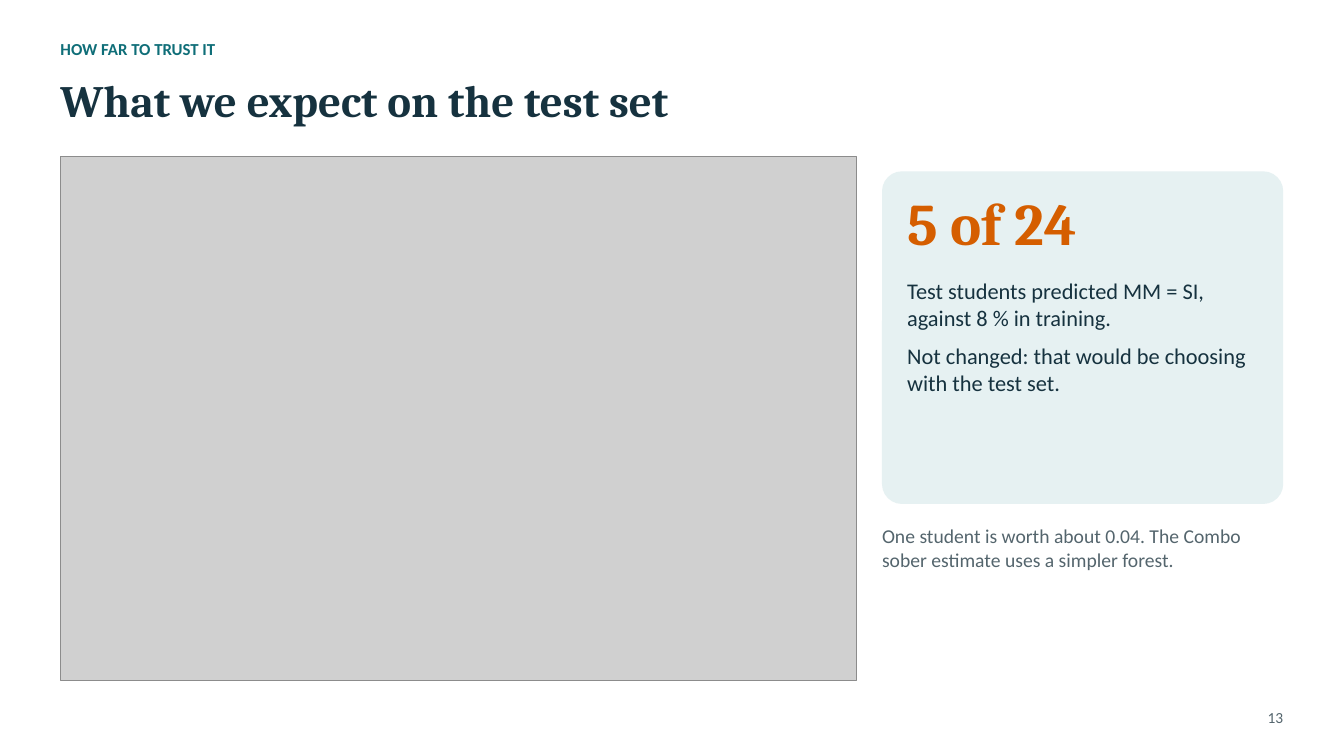
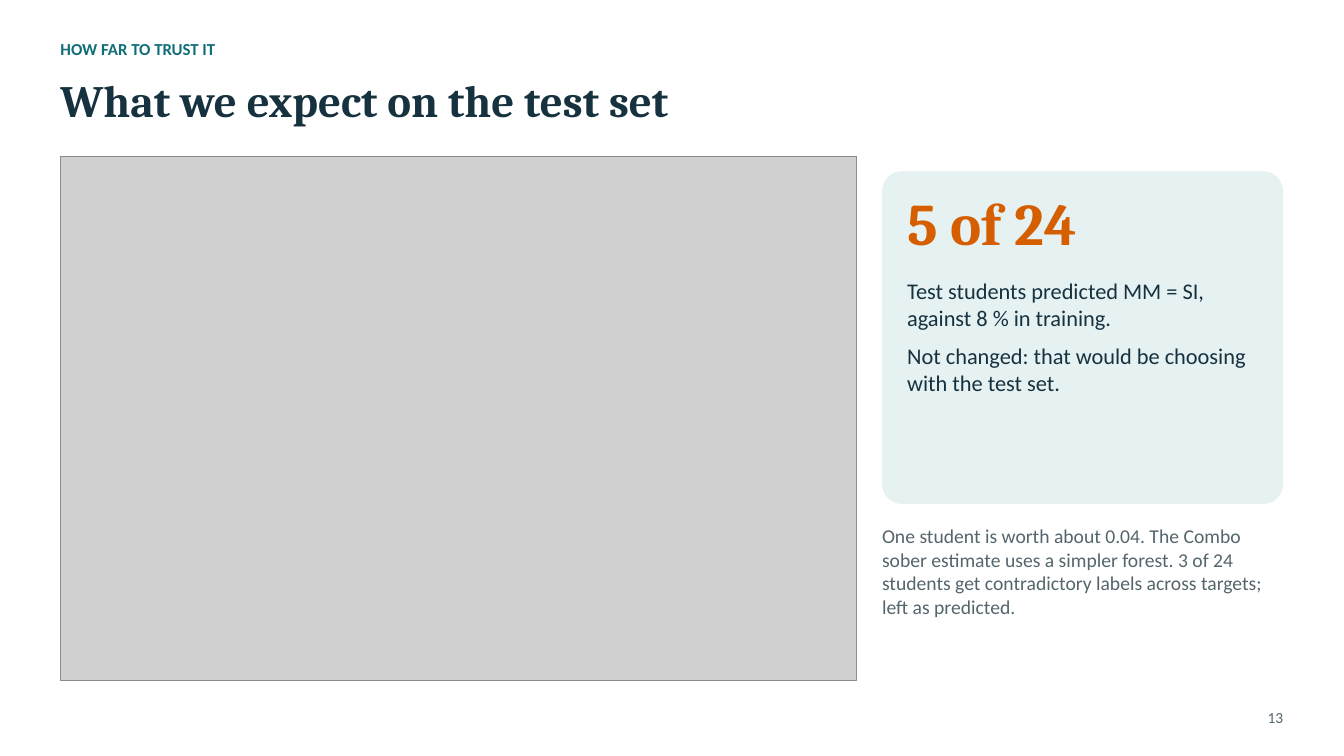
Before and after one commit to tomas20oriol-jpg/miopia-ml-project, a slide deck: slide 13 of slides/myopia_presentation.pptx. Drawn at 1344x756 pixels with LibreOffice and Linux fonts; fonts in the diff are those of the drawing; grey boxes stand for pictures. Boxes give left, top, right and bottom in pixels: in the first picture for what was removed or moved away, otherwise in the second. Text is boxed around its words. In the diff, an @@ line names an element or a change of style, - is before the commit and + after.

```diff
--- a/slides/myopia_presentation.pptx
+++ b/slides/myopia_presentation.pptx
@@ text at (882, 529, 1262, 617): text changed @@
-One student is worth about 0.04. The Combo sober estimate uses a simpler forest.
+One student is worth about 0.04. The Combo sober estimate uses a simpler forest. 3 of 24 students get contradictory labels across targets; left as predicted.
```
Also in this commit, not shown: 3 other slides changed, 16 other files.
